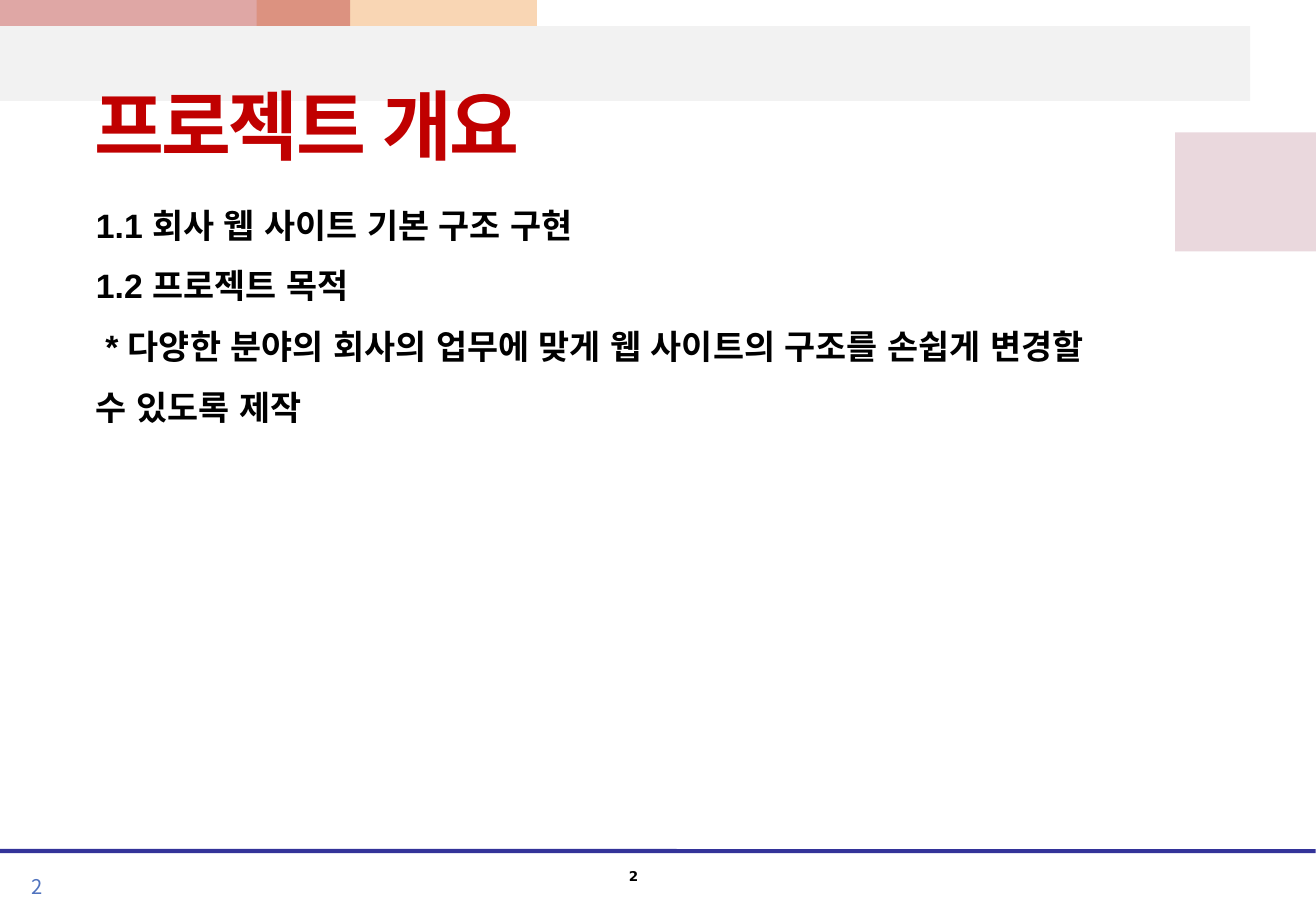
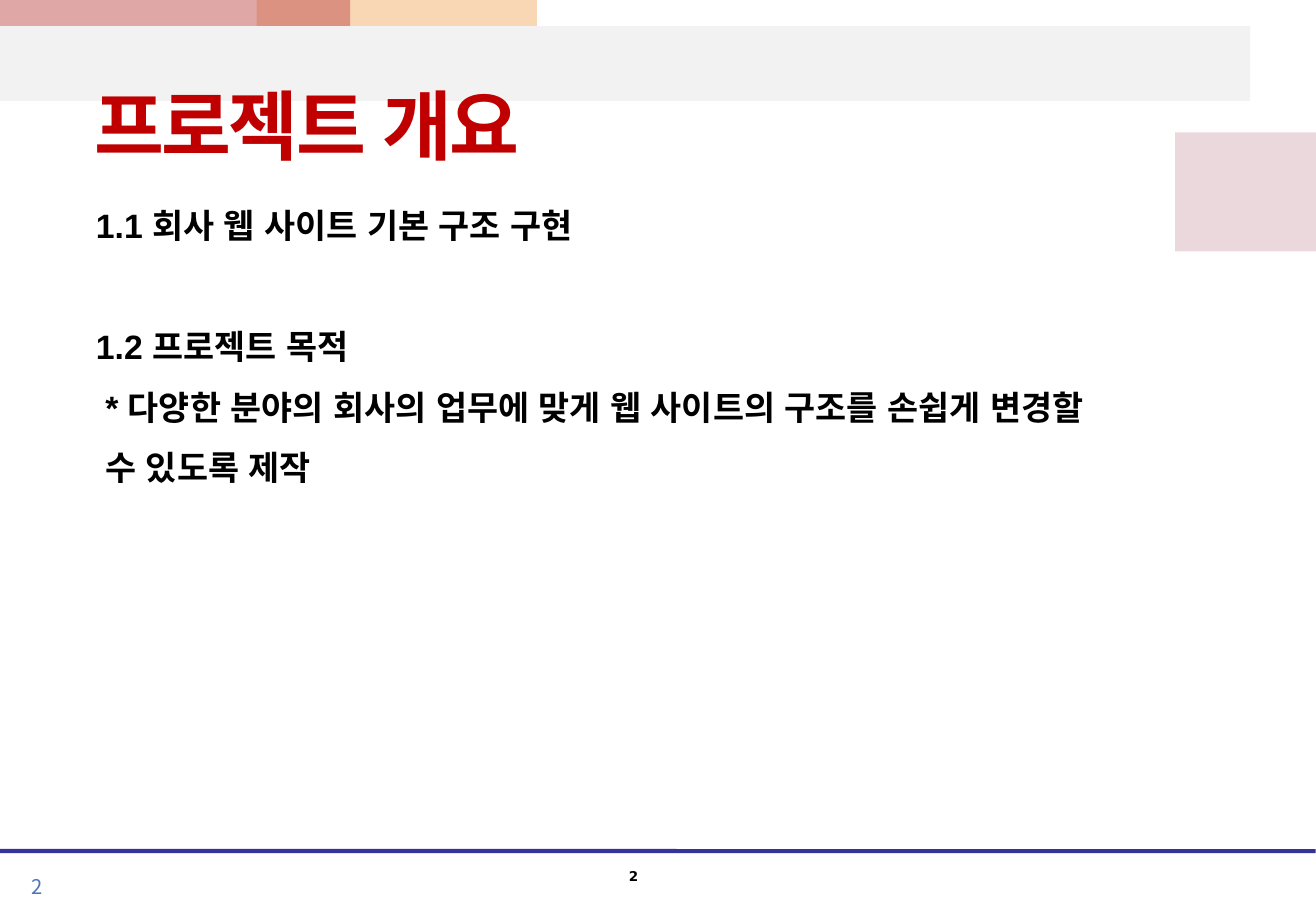
Before and after one commit to kshwang/javapj, a slide deck: slide 2 of 웹1팀_프로젝트_화면설계서.pptx. Drawn at 1316x911 pixels with LibreOffice and Linux fonts; fonts in the diff are those of the drawing. Boxes give left, top, right and bottom in pixels: in the first picture for what was removed or moved away, otherwise in the second. Text is boxed around its words. In the diff, an @@ line names an element or a change of style, - is before the commit and + after.

```diff
--- a/웹1팀_프로젝트_화면설계서.pptx
+++ b/웹1팀_프로젝트_화면설계서.pptx
@@ text "1.1 회사 웹 사이트 기본 ..." rewrapped from (96,209,1083,423) to (96,209,1083,483) @@
```
Also in this commit, not shown: 10 other slides changed, 1 slide removed.
